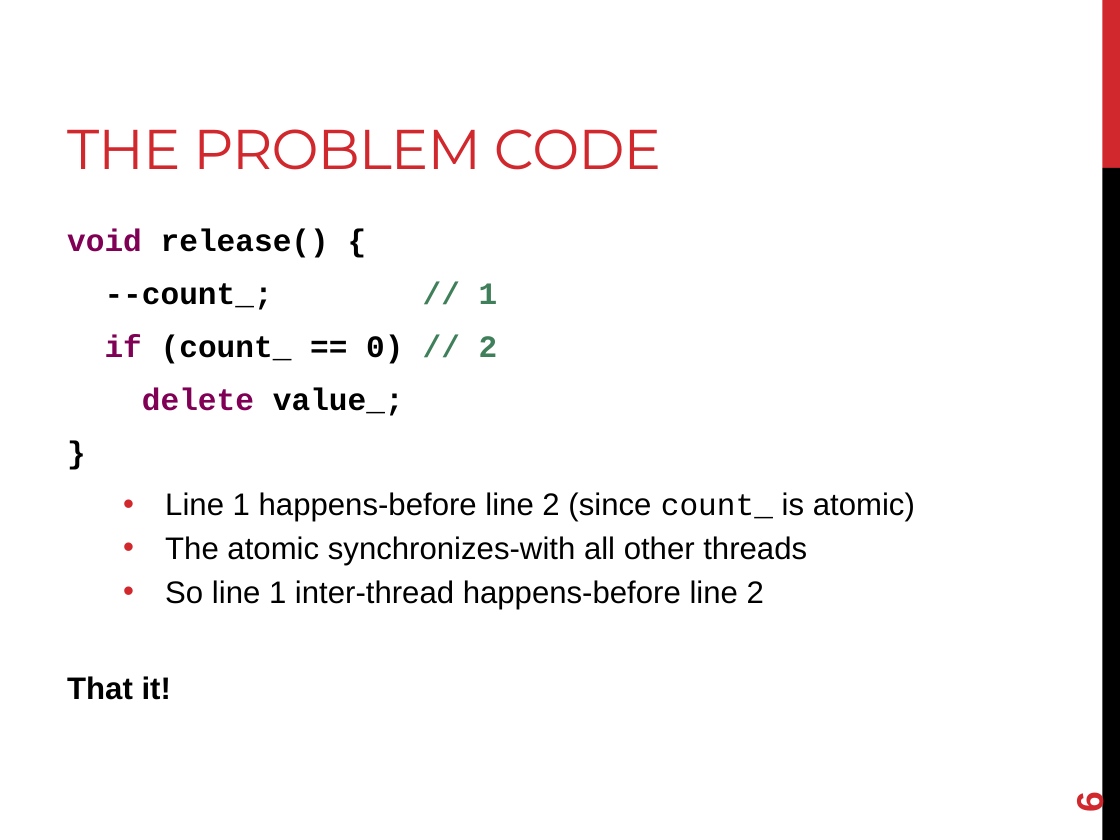
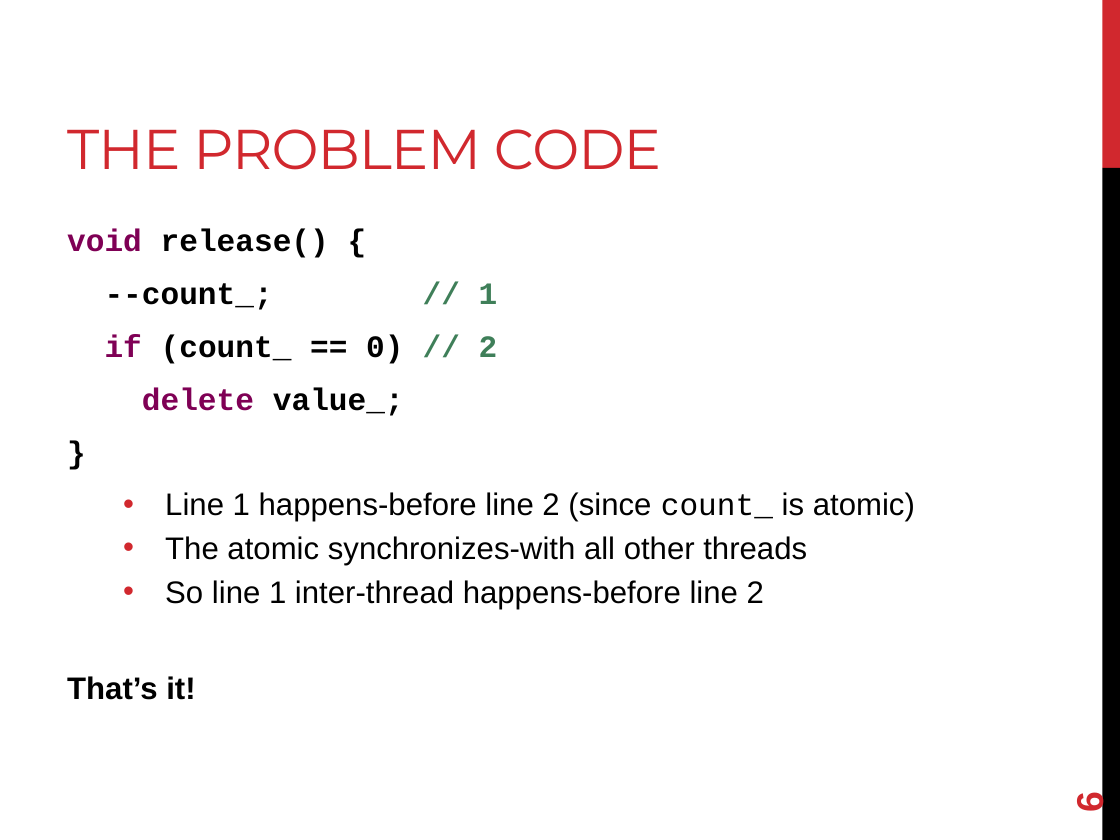
Before and after one commit to joshpeterson/DevelopingConcurrentSoftware, a slide deck: slide 6 of Lectures/Case Study - Atomics and Object Lifetime/Case Study - Atomics and Object Lifetime.pptx. Drawn at 1120x840 pixels with LibreOffice and Linux fonts; fonts in the diff are those of the drawing. Boxes give left, top, right and bottom in pixels: in the first picture for what was removed or moved away, otherwise in the second. Text is boxed around its words. In the diff, an @@ line names an element or a change of style, - is before the commit and + after.

```diff
--- a/Lectures/Case Study - Atomics and Object Lifetime/Case Study - Atomics and Object Lifetime.pptx
+++ b/Lectures/Case Study - Atomics and Object Lifetime/Case Study - Atomics and Object Lifetime.pptx
@@ text at bbox=[67, 676, 195, 700]: text changed @@
-That it!
+That’s it!
```
Also in this commit, not shown: 23 other files.
